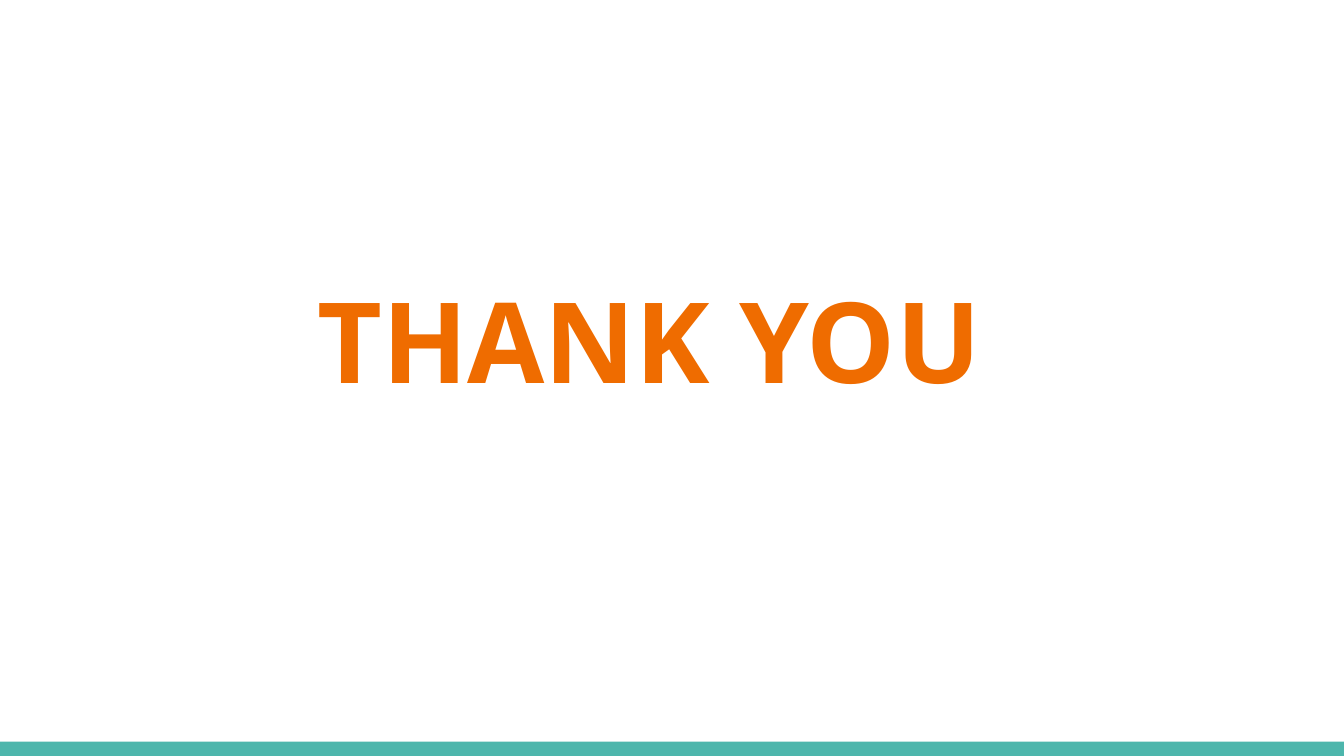
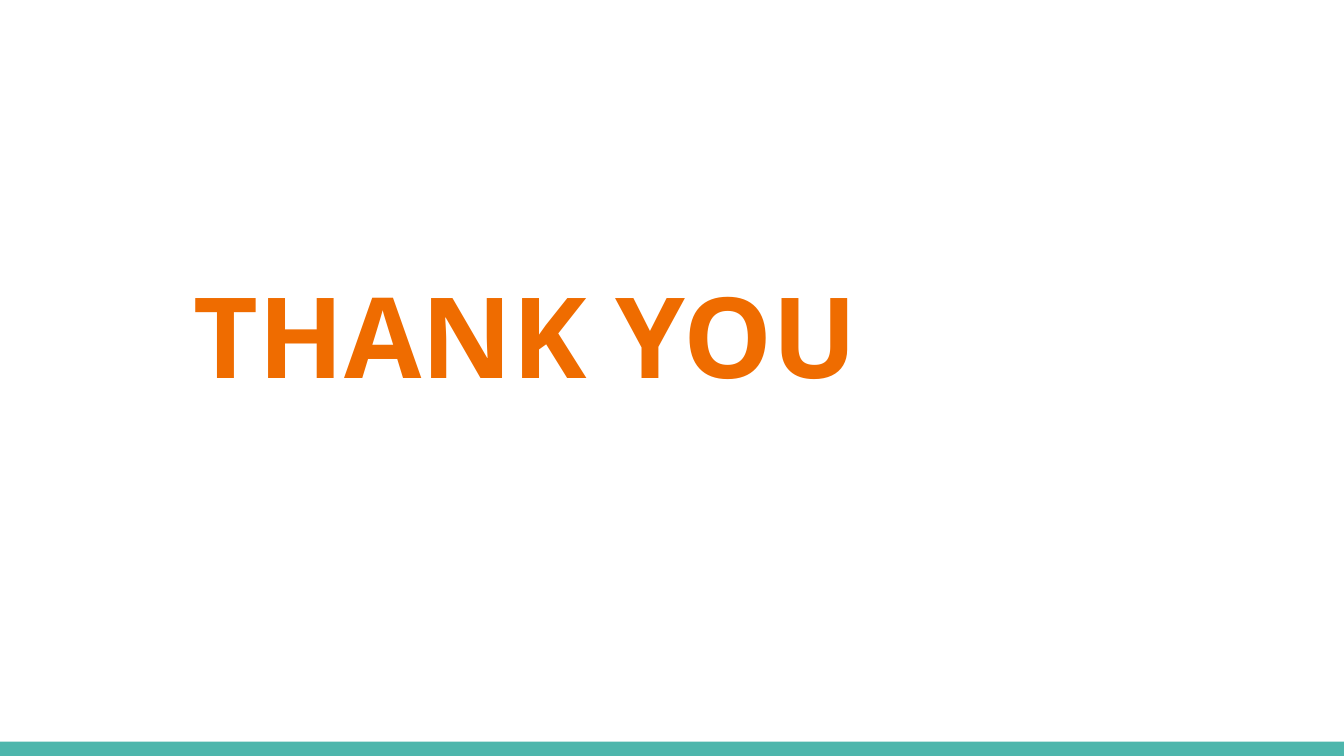
Before and after one commit to kdb04/ai-chatbot, a slide deck: slide 9 of Health and Wellness Guide.pptx. Drawn at 1344x756 pixels with LibreOffice and Linux fonts; fonts in the diff are those of the drawing. Boxes give left, top, right and bottom in pixels: in the first picture for what was removed or moved away, otherwise in the second. Text is boxed around its words. In the diff, an @@ line names an element or a change of style, - is before the commit and + after.

```diff
--- a/Health and Wellness Guide.pptx
+++ b/Health and Wellness Guide.pptx
@@ text "THANK YOU": place and size @@
-text "THANK YOU" at <box>317,301,980,384</box>
+text "THANK YOU" at <box>194,296,857,379</box>
```
Also in this commit, not shown: 3 other slides changed, 3 other files.
